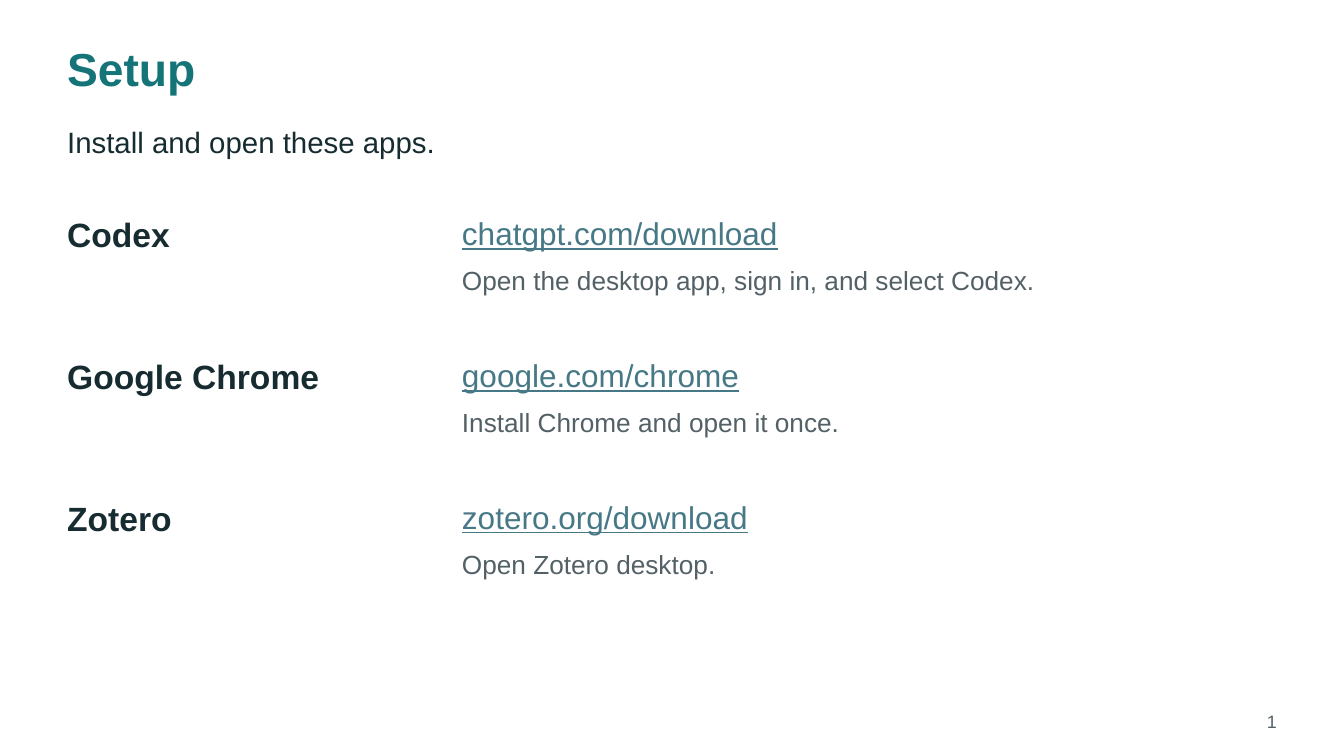
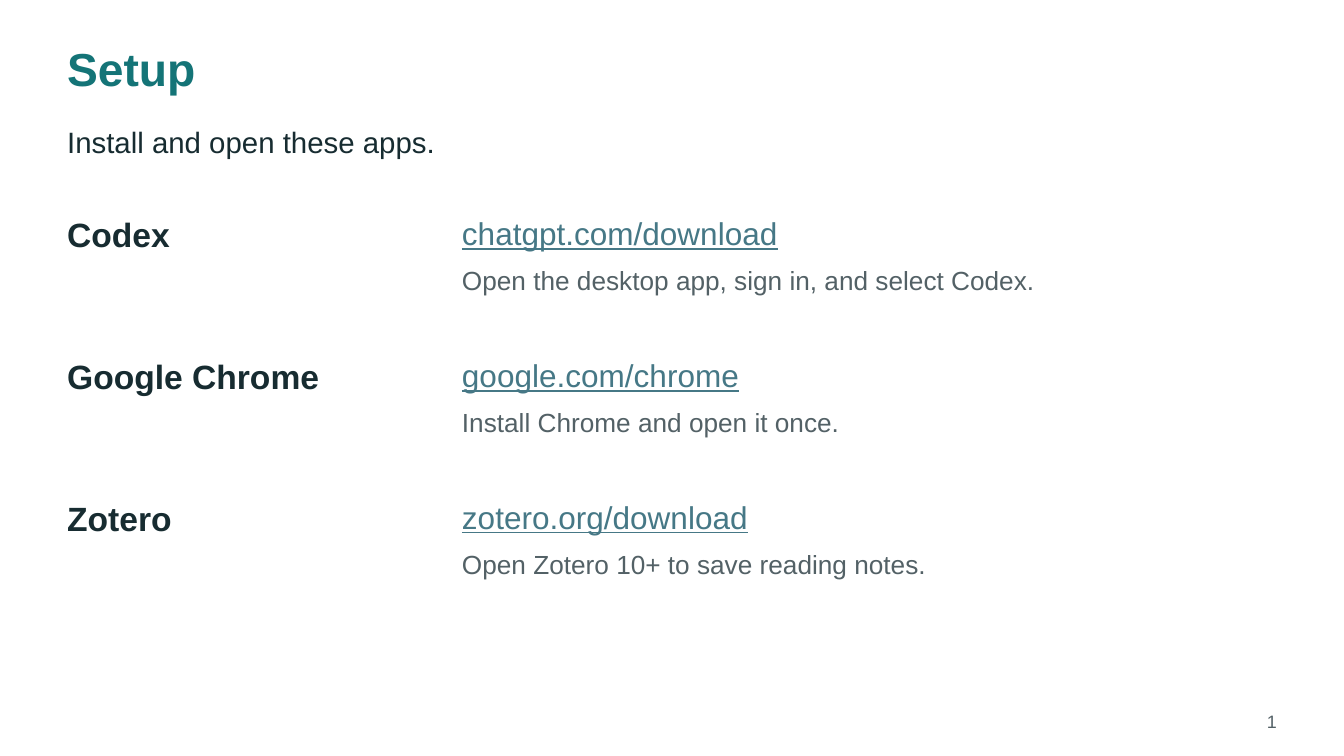
Before and after one commit to Alias-z/agentic-researcher-psc, a slide deck: slide 1 of instructor/slides/setup-guide.pptx. Drawn at 1344x756 pixels with LibreOffice and Linux fonts; fonts in the diff are those of the drawing. Boxes give left, top, right and bottom in pixels: in the first picture for what was removed or moved away, otherwise in the second. Text is boxed around its words. In the diff, an @@ line names an element or a change of style, - is before the commit and + after.

Commit message:
Update setup guides and slides for paper reading

```diff
--- a/instructor/slides/setup-guide.pptx
+++ b/instructor/slides/setup-guide.pptx
@@ text at box(462, 555, 925, 580): text changed @@
-Open Zotero desktop.
+Open Zotero 10+ to save reading notes.
```
Also in this commit, not shown: 3 other slides changed, 2 slides added, 7 other files.
